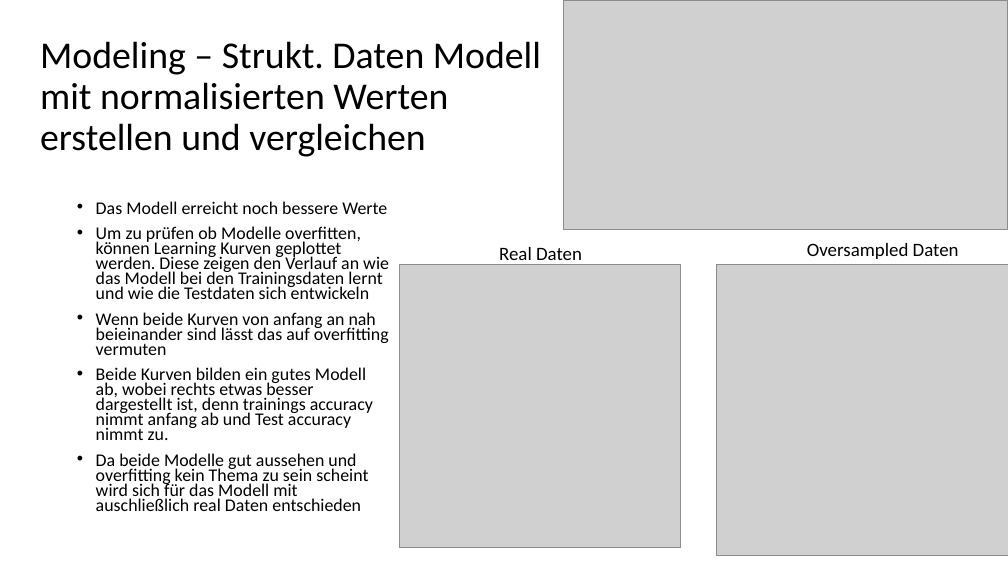
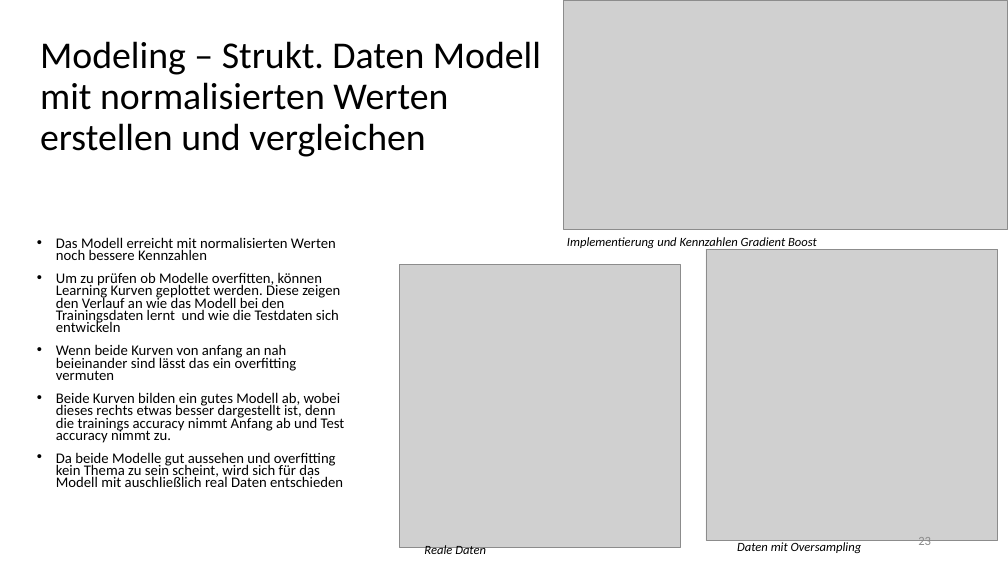
Before and after one commit to Flitschi7/big-data-management, a slide deck: slide 23 of Organisational/Dokumentation HHZ Rocket Project.pptx. Drawn at 1008x567 pixels with LibreOffice and Linux fonts; fonts in the diff are those of the drawing; grey boxes stand for pictures. Boxes give left, top, right and bottom in pixels: in the first picture for what was removed or moved away, otherwise in the second. Text is boxed around its words. In the diff, an @@ line names an element or a change of style, - is before the commit and + after.

Commit message:
ppt

```diff
--- a/Organisational/Dokumentation HHZ Rocket Project.pptx
+++ b/Organisational/Dokumentation HHZ Rocket Project.pptx
@@ text "Das Modell erreicht mit normalisierten ...": place and size @@
-text "Das Modell erreicht mit normalisierten ..." at (96, 201, 389, 511)
+text "Das Modell erreicht mit normalisierten ..." at (56, 237, 345, 487)
@@ text at (56, 237, 336, 260): text changed; size 17 to 14 pt @@
-• Das Modell erreicht noch bessere Werte
+• Das Modell erreicht mit normalisierten Werten noch bessere Kennzahlen
@@ text added at (567, 237, 817, 248), 12 pt, text #000000, italic @@
+Implementierung und Kennzahlen Gradient Boost
@@ text removed at (499, 247, 582, 265) @@
-Real Daten
@@ picture: place and size @@
-picture at (717, 264, 1008, 556)
+picture at (706, 249, 998, 541)
@@ text removed at (807, 243, 959, 259) @@
-Oversampled Daten
@@ text at (56, 272, 340, 332): size 17 to 14 pt in "Um zu prüfen ob Modelle overfitten, können ..." @@
@@ text at (56, 344, 345, 487): text changed; size 17 to 14 pt @@
-• Wenn beide Kurven von anfang an nah beieinander sind lässt das auf overfitting vermuten
-• Beide Kurven bilden ein gutes Modell ab, wobei rechts etwas besser dargestellt ist, denn trainings accuracy nimmt anfang ab und Test accuracy nimmt zu.
-• Da beide Modelle gut aussehen und overfitting kein Thema zu sein scheint wird sich für das Modell mit auschließlich real Daten entschieden
+• Wenn beide Kurven von anfang an nah beieinander sind lässt das ein overfitting vermuten
+• Beide Kurven bilden ein gutes Modell ab, wobei dieses rechts etwas besser dargestellt ist, denn die trainings accuracy nimmt Anfang ab und Test accuracy nimmt zu.
+• Da beide Modelle gut aussehen und overfitting kein Thema zu sein scheint, wird sich für das Modell mit auschließlich real Daten entschieden
@@ page number added at (918, 537, 931, 549), 12 pt, text #8C8C8C @@
+23
@@ text added at (424, 545, 486, 557), 12 pt, text #000000, italic @@
+Reale Daten
@@ text added at (737, 540, 862, 553), 12 pt, text #000000, italic @@
+Daten mit Oversampling
```
Also in this commit, not shown: 13 other slides changed.
